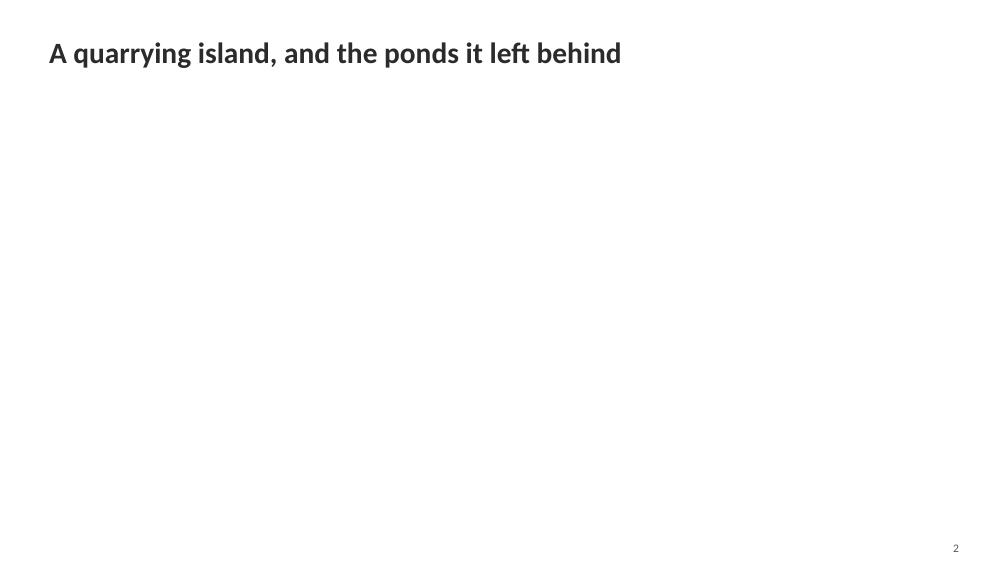
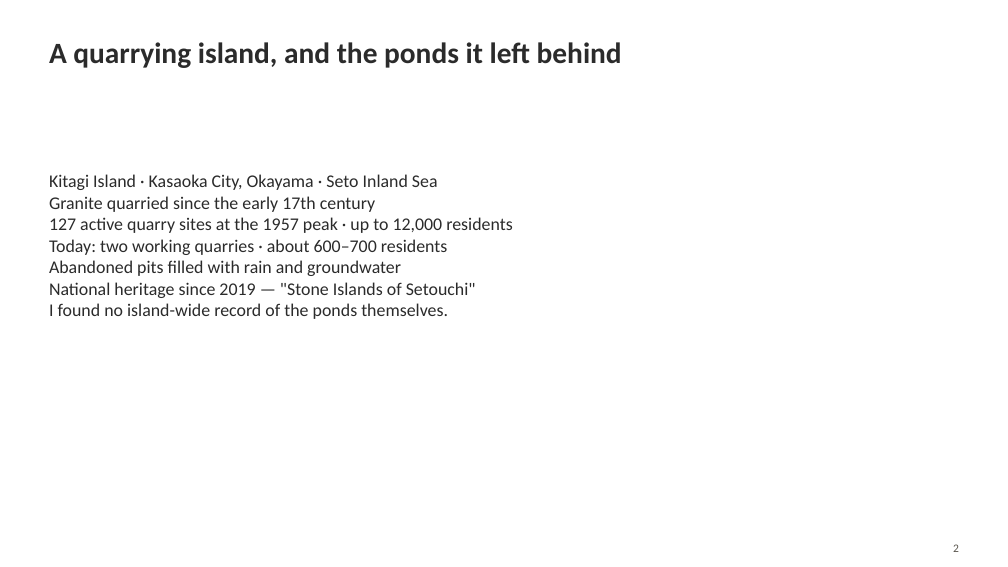
Before and after one commit to mopinfish/geo-laboratory, a slide deck: slide 2 of docs/presentations/exp002_kitagi_foss4g2026_presentation.pptx. Drawn at 1008x567 pixels with LibreOffice and Linux fonts; fonts in the diff are those of the drawing. Boxes give left, top, right and bottom in pixels: in the first picture for what was removed or moved away, otherwise in the second. Text is boxed around its words. In the diff, an @@ line names an element or a change of style, - is before the commit and + after.

```diff
--- a/docs/presentations/exp002_kitagi_foss4g2026_presentation.pptx
+++ b/docs/presentations/exp002_kitagi_foss4g2026_presentation.pptx
@@ text added at <box>49,174,512,319</box>, 17 pt, text #2B2B2B @@
+Kitagi Island · Kasaoka City, Okayama · Seto Inland Sea
+Granite quarried since the early 17th century
+127 active quarry sites at the 1957 peak · up to 12,000 residents
+Today: two working quarries · about 600–700 residents
+Abandoned pits filled with rain and groundwater
+National heritage since 2019 — "Stone Islands of Setouchi"
+I found no island-wide record of the ponds themselves.
```
Also in this commit, not shown: 11 other slides changed, 2 other files.
